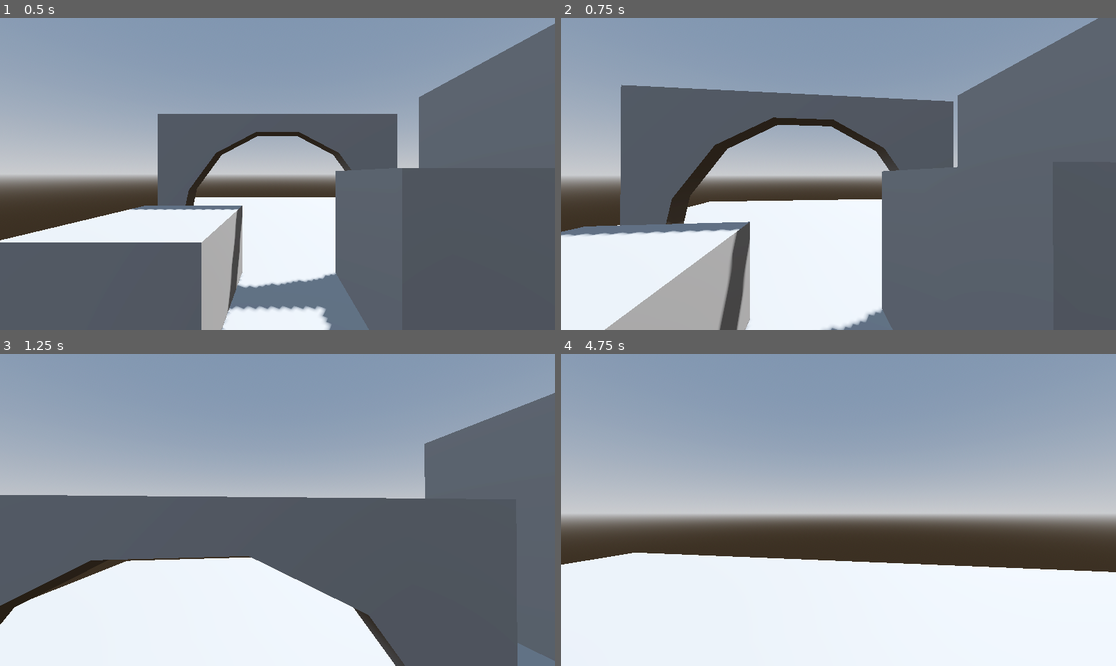
Above: before the commit, frames 1-4 (two rows, left to right).
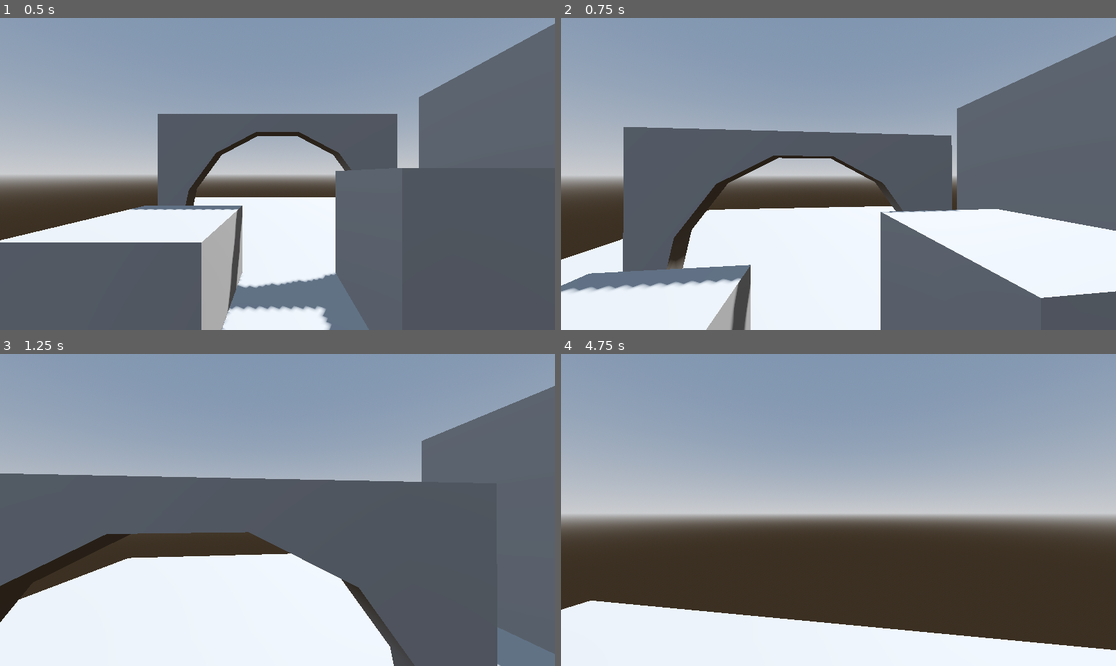
Above: after the commit, the same moments.

Repository: sirBruh/Yr12GameDesignAssesment
Game: Godot game, scene res://Scenes/level.tscn
The game is run twice, just before and just after one commit, with the same random seed, the same clock (stepped at 60 frames per second) and the same inputs.
Inputs (mouse positions are in pixels of both pictures, inside the frame that each line leads up to):
- Up to frame 1 (0.5 s): no input
- Up to frame 2 (0.75 s): move the mouse to (866, 174) at 0.52 s; hold W (Forward) from 0.53 s (still down); right-click (866, 174) at 0.6 s
- Up to frame 3 (1.25 s): keep holding W (Forward); right-click (305, 510) at 0.77 s; tap Space (Jump, bound only before the commit) at 0.8 s; right-click (305, 510) at 1.07 s
- Up to frame 4 (4.75 s): keep holding W (Forward); move the mouse to (810, 510) at 1.27 s; tap Space (Jump, bound only before the commit) at 1.35, 2.3, 3.8, 4.35 s; right-click (810, 510) at 1.52 s; right-click (810, 510) at 1.55 s; right-click (810, 510) at 1.82 s; move the mouse to (849, 503) at 2.02 s; hold Ctrl (Crouch) 2.03-2.78 s; move the mouse to (832, 516) at 2.77 s; tap Shift (Sprint) at 2.85 s; right-click (832, 516) at 3.02 s; right-click (832, 516) at 3.05 s; right-click (832, 516) at 3.32 s; move the mouse to (877, 513) at 3.52 s; right-click (877, 513) at 3.6 s; right-click (877, 513) at 3.77 s; right-click (877, 513) at 4.07 s; move the mouse to (794, 506) at 4.27 s; right-click (794, 506) at 4.52 s; right-click (794, 506) at 4.55 s

Frame 1 is identical in both runs. In frame 2, 30% of the frame differs, in the area x 0-100%, y 0-100%; in frame 3, 11%; in frame 4, 20%.

Commit message:
Editing parkour
This is the refining of the mantling

Diff:
--- a/untitled-delivery-game/Scenes/level.tscn
+++ b/untitled-delivery-game/Scenes/level.tscn
@@ -56,6 +56,11 @@
 use_collision = true
 size = Vector3(0.4, 5, 18.2)
 
+[node name="CSGBox3D5" type="CSGBox3D" parent="CSGBox3D5"]
+transform = Transform3D(1, 0, 0, 0, 1, 0, 0, 0, 1, 3.44, 2.45, -2.98023e-08)
+use_collision = true
+size = Vector3(6.3, 0.1, 18.2)
+
 [node name="CSGPolygon3D" type="CSGPolygon3D" parent="."]
 transform = Transform3D(1, 0, 0, 0, 1, 0, 0, 0, 1, 0, 1.3, 3.3)
 use_collision = true
--- a/untitled-delivery-game/Scenes/player.gd
+++ b/untitled-delivery-game/Scenes/player.gd
@@ -8,19 +8,21 @@
 @onready var face_lvl = get_node("raycast/face")
 @onready var new_pos = get_node("raycast/new_pos")
 
+var gravity = ProjectSettings.get_setting("physics/3d/default_gravity")
 var speed = 5.0
 var jump_velocity = 4.5
 var mouse_sens = 0.002
 var grav = 9.8
 var is_crouching = false
+var can_mantle = true
 
 func _ready():
 	Input.mouse_mode = Input.MOUSE_MODE_CAPTURED
 
 func _physics_process(delta: float) -> void:
+	check_mantle()
 	control_loop(delta)
 	run_state()
-	check_mantle()
 	head_control()
 	move_and_slide()
 
@@ -49,8 +51,8 @@
 			velocity.x = lerp(velocity.x, direction.x * speed, delta * 10)
 			velocity.z = lerp(velocity.z, direction.x * speed, delta * 10)
 	else:
-		velocity.x = lerp(velocity.x, direction.x * speed, delta * 2)
-		velocity.z = lerp(velocity.z, direction.x * speed, delta * 2)
+		velocity.x = lerp(velocity.x, direction.x * speed, delta)
+		velocity.z = lerp(velocity.z, direction.x * speed, delta)
 func head_control():
 	if Input.is_action_just_pressed("Unlock"):
 		Input.mouse_mode = Input.MOUSE_MODE_CAPTURED if Input.mouse_mode == Input.MOUSE_MODE_VISIBLE else Input.MOUSE_MODE_VISIBLE
@@ -72,5 +74,11 @@
 		speed = 5
 func check_mantle():
 	var has_ledge = (face_lvl.is_colliding() and not top_head.is_colliding())
-	if has_ledge:
-		velocity.y = 0
+	if can_mantle:
+		if has_ledge:
+			velocity.y = 0
+			gravity = 0
+			if has_ledge and Input.is_action_just_pressed("Jump"):
+				self.global_position = new_pos.global_position
+		else:
+			gravity = ProjectSettings.get_setting("physics/3d/default_gravity")
--- a/untitled-delivery-game/Scenes/player.tscn
+++ b/untitled-delivery-game/Scenes/player.tscn
@@ -1,10 +1,12 @@
-[gd_scene load_steps=4 format=3 uid="uid://dbgxrl1kb88od"]
+[gd_scene load_steps=5 format=3 uid="uid://dbgxrl1kb88od"]
 
 [ext_resource type="Script" uid="uid://dahw8r5iaajoo" path="res://Scenes/player.gd" id="1_v0iea"]
 
 [sub_resource type="CapsuleShape3D" id="CapsuleShape3D_f60y1"]
 
 [sub_resource type="SphereShape3D" id="SphereShape3D_v0iea"]
+
+[sub_resource type="CylinderShape3D" id="CylinderShape3D_v0iea"]
 
 [node name="CharacterBody3D" type="CharacterBody3D"]
 script = ExtResource("1_v0iea")
@@ -26,7 +28,12 @@
 transform = Transform3D(1.91069e-15, 4.37114e-08, 1, 1, -4.37114e-08, 0, 4.37114e-08, 1, -4.37114e-08, 0, 1, 0)
 
 [node name="face" type="RayCast3D" parent="raycast"]
-transform = Transform3D(1.91069e-15, 2.18557e-08, 1, 1, -2.18557e-08, 0, 4.37114e-08, 0.5, -4.37114e-08, 0, 0.7, 0)
+transform = Transform3D(1.91069e-15, 3.67176e-08, 1, 1, -3.67176e-08, 0, 4.37114e-08, 0.84, -4.37114e-08, 0, 0.7, 0)
 
 [node name="new_pos" type="RayCast3D" parent="raycast"]
 transform = Transform3D(1, 0, 0, 0, 1, 0, 0, 0, 1, 5.96046e-08, 1.3, -1.2)
+
+[node name="Area3D" type="Area3D" parent="."]
+
+[node name="CollisionShape3D" type="CollisionShape3D" parent="Area3D"]
+shape = SubResource("CylinderShape3D_v0iea")
--- a/untitled-delivery-game/project.godot
+++ b/untitled-delivery-game/project.godot
@@ -39,7 +39,7 @@
 }
 Jump={
 "deadzone": 0.2,
-"events": [Object(InputEventKey,"resource_local_to_scene":false,"resource_name":"","device":-1,"window_id":0,"alt_pressed":false,"shift_pressed":false,"ctrl_pressed":false,"meta_pressed":false,"pressed":false,"keycode":0,"physical_keycode":32,"key_label":0,"unicode":32,"location":0,"echo":false,"script":null)
+"events": [Object(InputEventMouseButton,"resource_local_to_scene":false,"resource_name":"","device":-1,"window_id":0,"alt_pressed":false,"shift_pressed":false,"ctrl_pressed":false,"meta_pressed":false,"button_mask":2,"position":Vector2(187, 2),"global_position":Vector2(196, 50),"factor":1.0,"button_index":2,"canceled":false,"pressed":true,"double_click":false,"script":null)
 ]
 }
 Sprint={
